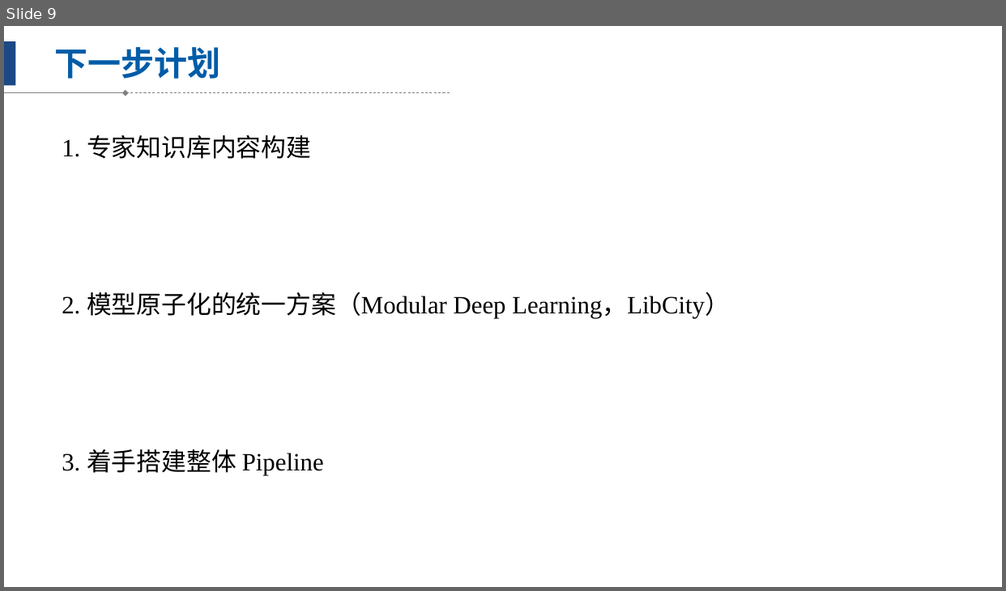
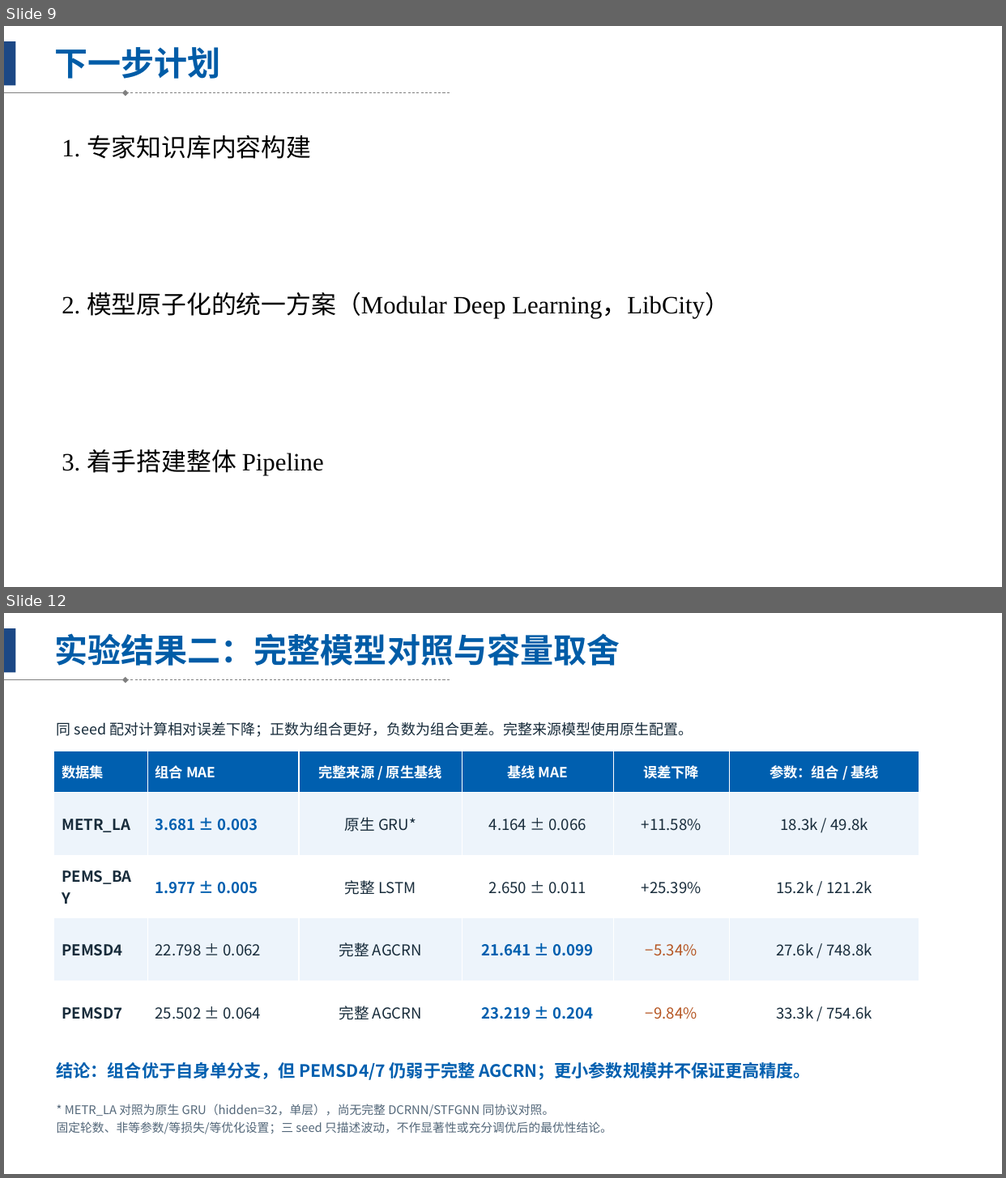
Before and after one commit to Beihang-BIGSCity/AgentCity, a slide deck: 技术点三.pptx. Shown one above the other, each under a label of ours: slide 9 before the commit, slides 9 and 12 after it; the slides between them are not shown. The pictures are 1006x591 and 1006x1178 pixels, drawn with LibreOffice and Linux fonts; fonts in the diff are those of the drawing. Boxes give left, top, right and bottom in pixels: in the first picture for what was removed or moved away, otherwise in the second. Text is boxed around its words. In the diff, an @@ line names an element or a change of style, - is before the commit and + after.

```diff
--- a/技术点三.pptx
+++ b/技术点三.pptx
@@ slide 12 added at (4,613,1002,1174), background #FFFFFF; not listed: 3 template elements that a slide beside it also shows @@
@@ title added at (54,633,620,666), 32 pt, text #005CA7, bold @@
+实验结果二：完整模型对照与容量取舍
@@ text added at (57,722,692,737), 14 pt, text #172B3A @@
+同 seed 配对计算相对误差下降；正数为组合更好，负数为组合更差。完整来源模型使用原生配置。
@@ table added at (54,752,919,1044), 5 rows, 6 columns @@
+数据集 | 组合 MAE | 完整来源 / 原生基线 | 基线 MAE | 误差下降 | 参数：组合 / 基线
+METR_LA | 3.681 ± 0.003 | 原生 GRU* | 4.164 ± 0.066 | +11.58% | 18.3k / 49.8k
+PEMS_BAY | 1.977 ± 0.005 | 完整 LSTM | 2.650 ± 0.011 | +25.39% | 15.2k / 121.2k
+PEMSD4 | 22.798 ± 0.062 | 完整 AGCRN | 21.641 ± 0.099 | −5.34% | 27.6k / 748.8k
+PEMSD7 | 25.502 ± 0.064 | 完整 AGCRN | 23.219 ± 0.204 | −9.84% | 33.3k / 754.6k
@@ text added at (57,1063,811,1080), 16.5 pt, text #005FAF, bold @@
+结论：组合优于自身单分支，但 PEMSD4/7 仍弱于完整 AGCRN；更小参数规模并不保证更高精度。
@@ text added at (57,1104,612,1135), 11.5 pt, text #536779 @@
+* METR_LA 对照为原生 GRU（hidden=32，单层），尚无完整 DCRNN/STFGNN 同协议对照。
+固定轮数、非等参数/等损失/等优化设置；三 seed 只描述波动，不作显著性或充分调优后的最优性结论。
```
Also in this commit, not shown: 2 other slides added, 45 other files.
